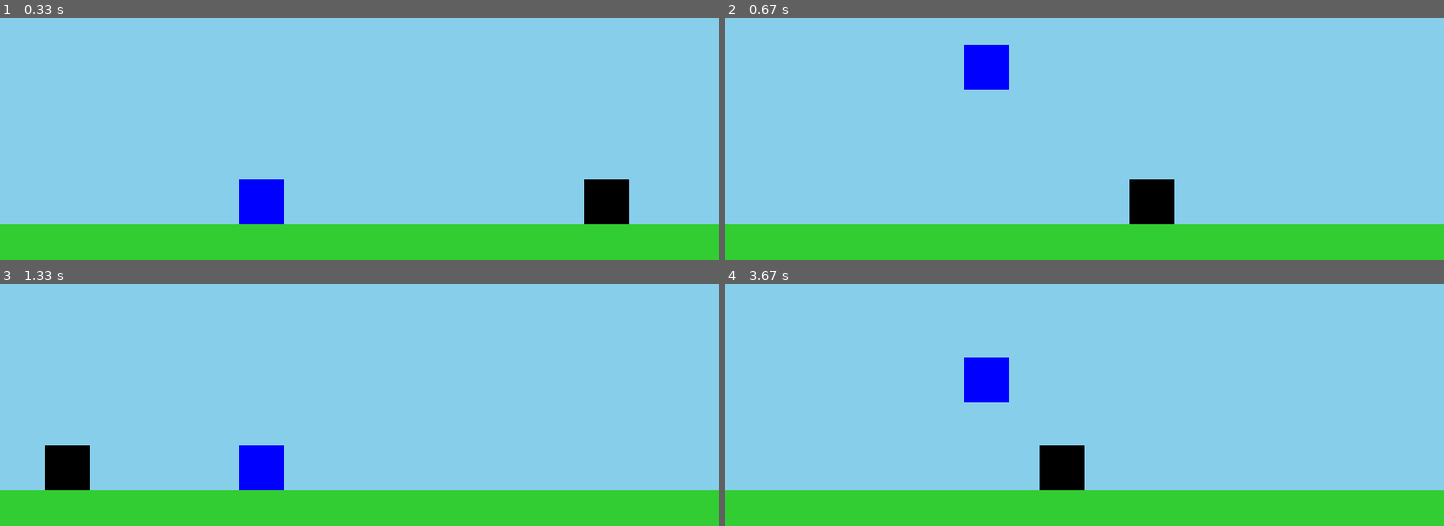
Above: before the commit, frames 1-4 (two rows, left to right).
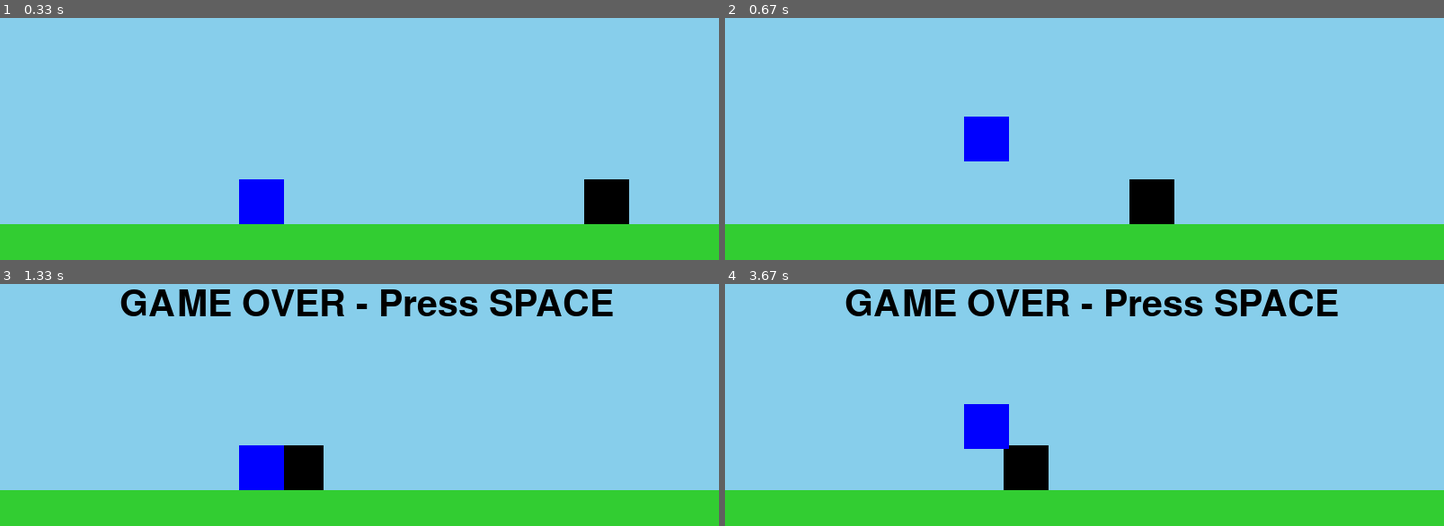
Above: after the commit, the same moments.

Repository: NGBRDCH1EF/First-Pygame
Game: pygame game, started from main.py
The game is run twice, just before and just after one commit, with the same random seed, the same clock (stepped at 60 frames per second) and the same inputs.
Inputs:
- Up to frame 1 (0.33 s): no input
- Up to frame 2 (0.67 s): tap Space at 0.33 s
- Up to frame 3 (1.33 s): no input
- Up to frame 4 (3.67 s): tap Space at 1.67, 2.07, 2.37, 2.57, 2.9, 3.2, 3.4 s

Frame 1 is identical in both runs. In frame 2, 2.3% of the frame differs, in the area x 33-40%, y 11-60%; in frame 3, 5.7%; in frame 4, 7.7%, in the area x 16-86%, y 2-86%.

Commit message:
game over message added on collision

Diff:
--- a/main.py
+++ b/main.py
@@ -3,11 +3,11 @@
 
 pygame.init()
 
-#RGB color definitions
+# RGB color definitions
 BLUE = (0, 0, 255)
 SKY_BLUE = (135, 206, 235)
 GREEN = (50, 205, 50)
-BLACK =  (0,0,0)
+BLACK = (0, 0, 0)
 
 # --- window setup ---
 WIDTH, HEIGHT = 800, 400
@@ -16,64 +16,89 @@
 
 clock = pygame.time.Clock()
 
+# world setup
+GROUND_Y = HEIGHT - (HEIGHT // 10)
+game_over = False
 
-#world Setuup
-GROUND_Y = HEIGHT - (HEIGHT // 10)
-
-#Define Player
-player = pygame.Rect(WIDTH//3, GROUND_Y - 50, 50, 50)  # x, y, width, height
+# Define Player
+player = pygame.Rect(WIDTH // 3, GROUND_Y - 50, 50, 50)  # x, y, width, height
 player_vel_y = 0
 GRAVITY = 1
-JUMP_STRENGTH = -18
+JUMP_STRENGTH = -14
 on_ground = True
 
-#Define Ground
-ground = pygame.Rect(0,GROUND_Y,WIDTH,HEIGHT//10)
+# Define Ground
+ground = pygame.Rect(0, GROUND_Y, WIDTH, HEIGHT // 10)
 
-#Define simple obstacle
-obstacle_height= 50
+# Define simple obstacle
+obstacle_height = 50
 obstacle_width = 50
-obstacle = pygame.Rect(WIDTH+obstacle_width,GROUND_Y-obstacle_height,obstacle_width,obstacle_height)
+obstacle = pygame.Rect(
+    WIDTH + obstacle_width,
+    GROUND_Y - obstacle_height,
+    obstacle_width,
+    obstacle_height
+)
 obstacle_speed = 10
+
+font = pygame.font.SysFont(None, 60)
 
 # --- main game loop ---
 running = True
 while running:
+    # --- events / input ---
     for event in pygame.event.get():
         if event.type == pygame.QUIT:
             running = False
 
-    window.fill((SKY_BLUE))  # sky blue background
+        # keydown events
+        if event.type == pygame.KEYDOWN:
+            if event.key == pygame.K_SPACE:
+                if game_over:
+                    # reset everything
+                    player.x = WIDTH // 3
+                    player.y = GROUND_Y - 50
+                    player_vel_y = 0
+                    on_ground = True
+                    obstacle.x = WIDTH + obstacle_width
+                    game_over = False
+                else:
+                    # jump (only if not game over and on ground)
+                    if on_ground:
+                        player_vel_y = JUMP_STRENGTH
+                        on_ground = False
 
-    #Handle Keypresses
-    keys = pygame.key.get_pressed()
-    if keys[pygame.K_SPACE] and on_ground:
-        player_vel_y = JUMP_STRENGTH
-        on_ground = False
+    # --- update game state (only if not game over) ---
+    if not game_over:
+        # apply gravity
+        player_vel_y += GRAVITY
+        player.y += player_vel_y
 
-    #Move obstacle
-    obstacle.x -= obstacle_speed
-    if obstacle.x <=-obstacle_width: obstacle.x += WIDTH+obstacle_width
-    pygame.draw.rect(window,BLACK,obstacle)
+        # collide with ground
+        if player.bottom >= GROUND_Y:
+            player.bottom = GROUND_Y
+            player_vel_y = 0
+            on_ground = True
 
+        # move obstacle
+        obstacle.x -= obstacle_speed
+        if obstacle.x <= -obstacle_width:
+            obstacle.x += WIDTH + obstacle_width
 
-    # apply gravity
-    player_vel_y += GRAVITY
-    player.y += player_vel_y
+        # check collision
+        if player.colliderect(obstacle):
+            game_over = True
 
-    # collide with ground
-    if player.bottom >= GROUND_Y:
-        player.bottom = GROUND_Y
-        player_vel_y = 0
-        on_ground = True
+    # --- draw ---
+    window.fill(SKY_BLUE)  # sky blue background
 
-    #Draw Player and Ground
-    pygame.draw.rect(window,GREEN,ground)
-    pygame.draw.rect(window,BLUE,player)
+    pygame.draw.rect(window, GREEN, ground)
+    pygame.draw.rect(window, BLACK, obstacle)
+    pygame.draw.rect(window, BLUE, player)
 
-    if player.colliderect(obstacle):
-        print("HIT!")
-
+    if game_over:
+        text = font.render("GAME OVER - Press SPACE", True, BLACK)
+        window.blit(text, (WIDTH // 6, HEIGHT // 3))
 
     pygame.display.flip()
     clock.tick(60)
